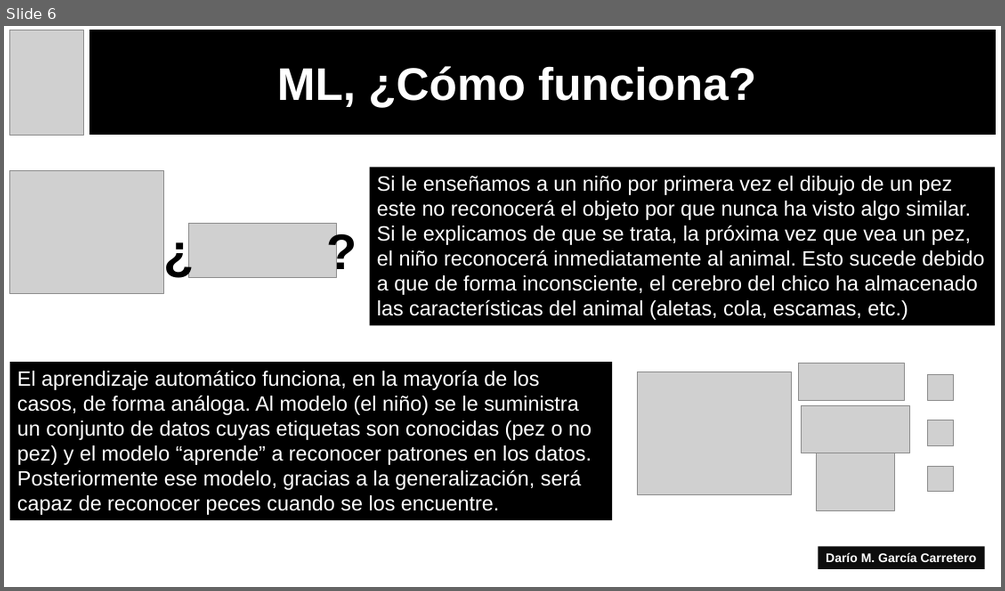
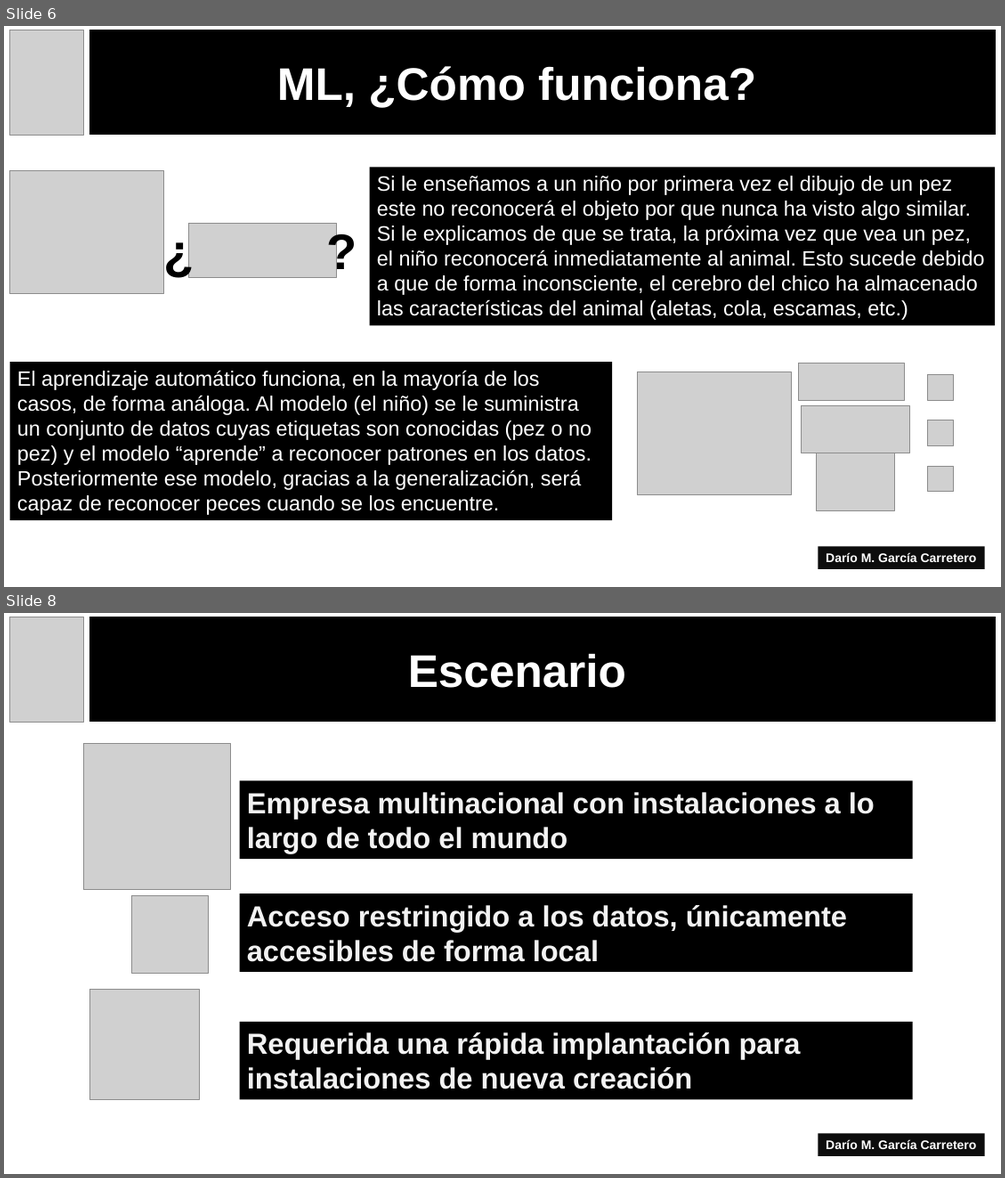
Before and after one commit to Borogum/masterdatacience, a slide deck: doc/TFM.pptx. Shown one above the other, each under a label of ours: slide 6 before the commit, slides 6 and 8 after it; the slides between them are not shown. The pictures are 1005x591 and 1005x1178 pixels, drawn with LibreOffice and Linux fonts; fonts in the diff are those of the drawing; grey boxes stand for pictures. Boxes give left, top, right and bottom in pixels: in the first picture for what was removed or moved away, otherwise in the second. Text is boxed around its words. In the diff, an @@ line names an element or a change of style, - is before the commit and + after.

```diff
--- a/doc/TFM.pptx
+++ b/doc/TFM.pptx
@@ slide 8 added at bbox=[4, 613, 1001, 1174], background #FFFFFF @@
@@ picture added at bbox=[10, 617, 83, 722] @@
@@ rectangle added at bbox=[90, 617, 995, 721], fill #000000, outline #000000 1 pt @@
@@ text added at bbox=[408, 653, 626, 688], 44 pt, text #FFFFFF, bold @@
+Escenario
@@ picture added at bbox=[83, 744, 231, 890] @@
@@ rectangle added at bbox=[240, 780, 913, 859], fill #000000, 28 pt, text #F2F2F2, bold @@
+Empresa multinacional con instalaciones a lo largo de todo el mundo
@@ picture added at bbox=[132, 896, 209, 973] @@
@@ rectangle added at bbox=[240, 893, 913, 971], fill #000000, 28 pt, text #F2F2F2, bold @@
+Acceso restringido a los datos, únicamente accesibles de forma local
@@ picture added at bbox=[90, 989, 199, 1100] @@
@@ rectangle added at bbox=[240, 1022, 913, 1099], fill #000000, 28 pt, text #F2F2F2, bold @@
+Requerida una rápida implantación para instalaciones de nueva creación
@@ rectangle added at bbox=[818, 1134, 985, 1156], fill #0D0D0D, 12 pt, text #FFFFFF, bold @@
+Darío M. García Carretero
```
Also in this commit, not shown: 1 slide changed.
